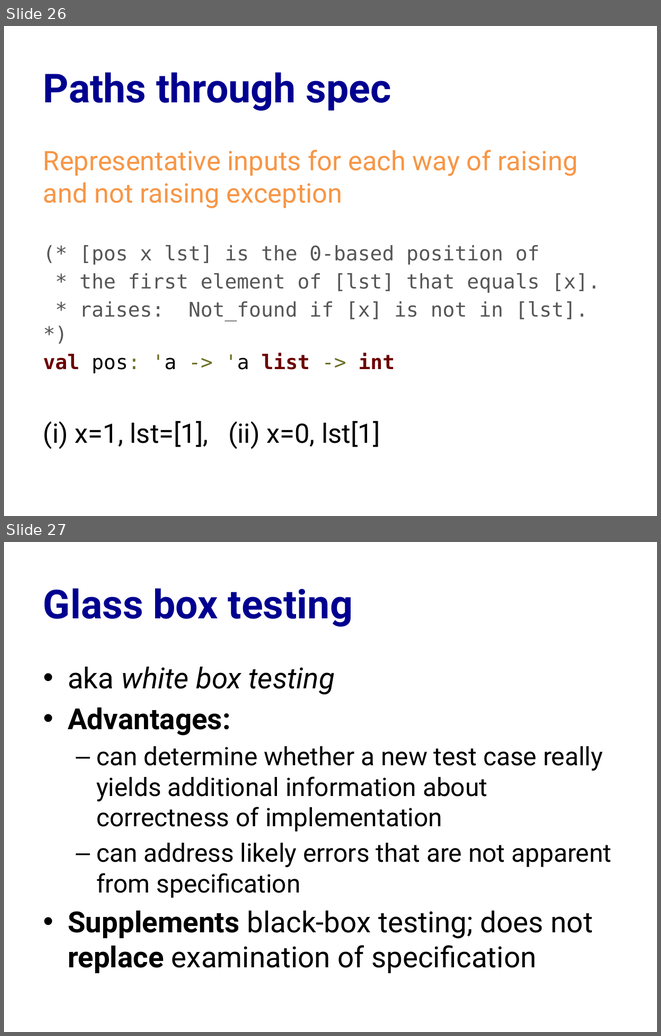
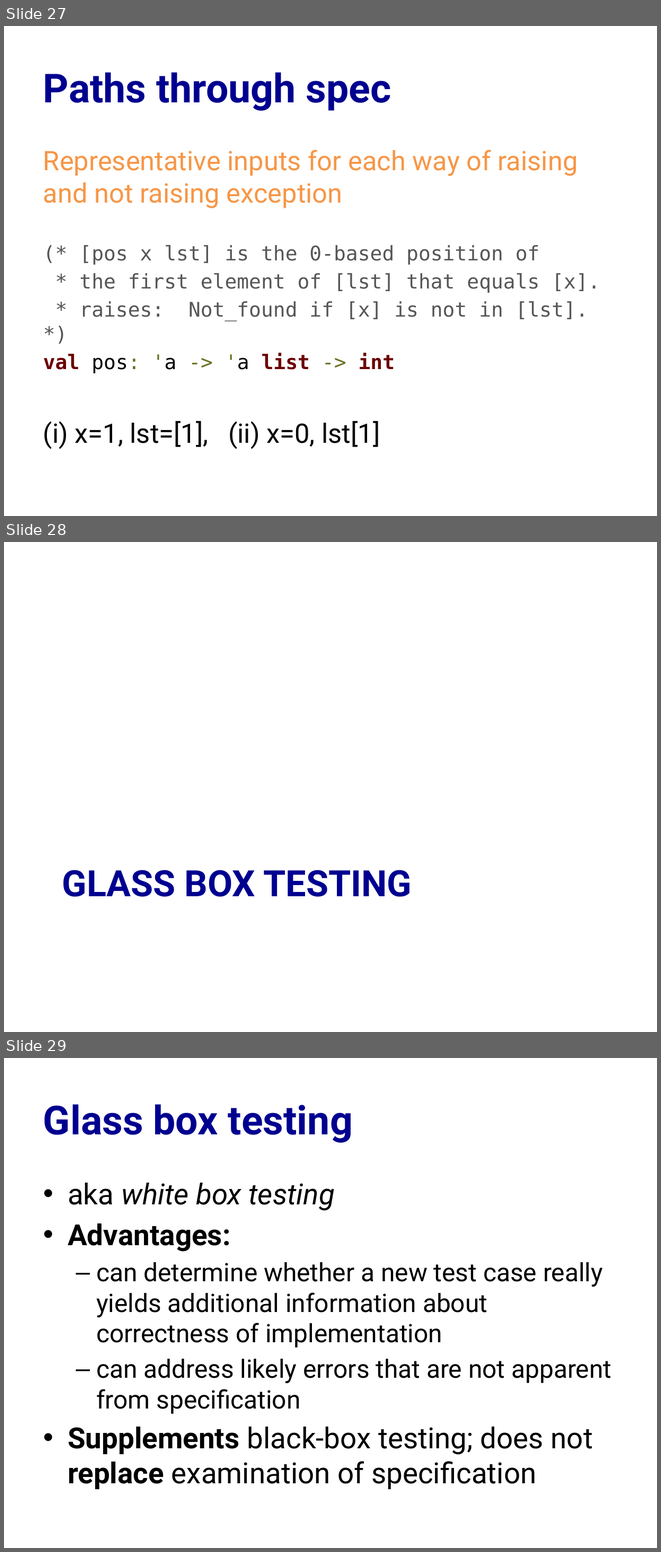
Before and after one commit to cs3110/materials-2019fa, a slide deck: 10-test/lec.pptx. Shown one above the other, each under a label of ours: slides 26 and 27 before the commit, slides 27, 28 and 29 after it. The pictures are 661x1036 and 661x1552 pixels, drawn with LibreOffice and Linux fonts; fonts in the diff are those of the drawing. Boxes give left, top, right and bottom in pixels: in the first picture for what was removed or moved away, otherwise in the second. Text is boxed around its words. In the diff, an @@ line names an element or a change of style, - is before the commit and + after.

```diff
--- a/10-test/lec.pptx
+++ b/10-test/lec.pptx
@@ slide 28 added at bbox=[4, 542, 657, 1032], background #FFFFFF @@
@@ title added at bbox=[62, 870, 412, 897], 40 pt, text #000090, bold @@
+GLASS BOX TESTING
@@ what was slide 26 is now slide 27 @@
@@ what was slide 27 is now slide 29 @@
```
Also in this commit, not shown: 3 other slides added, 1 other file.
